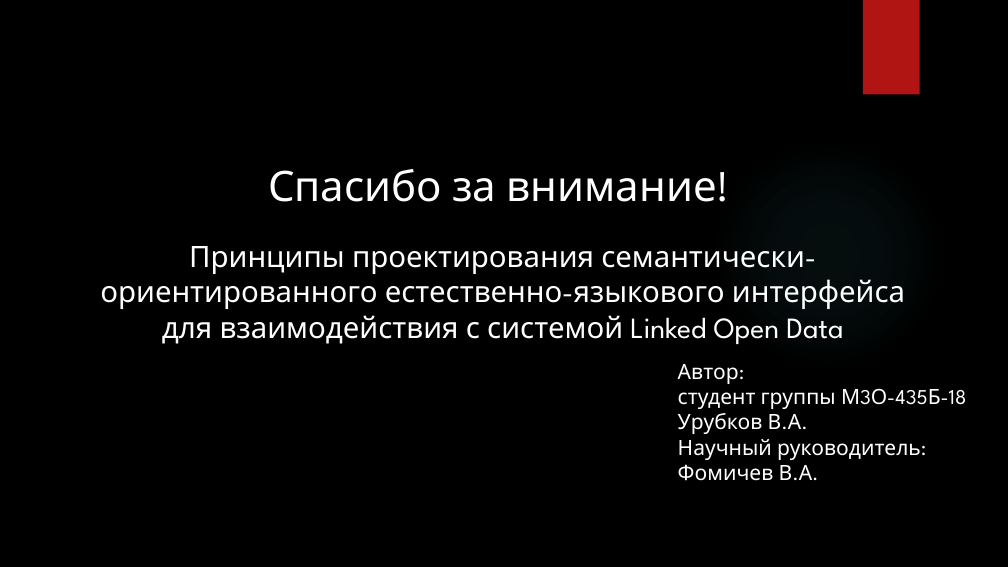
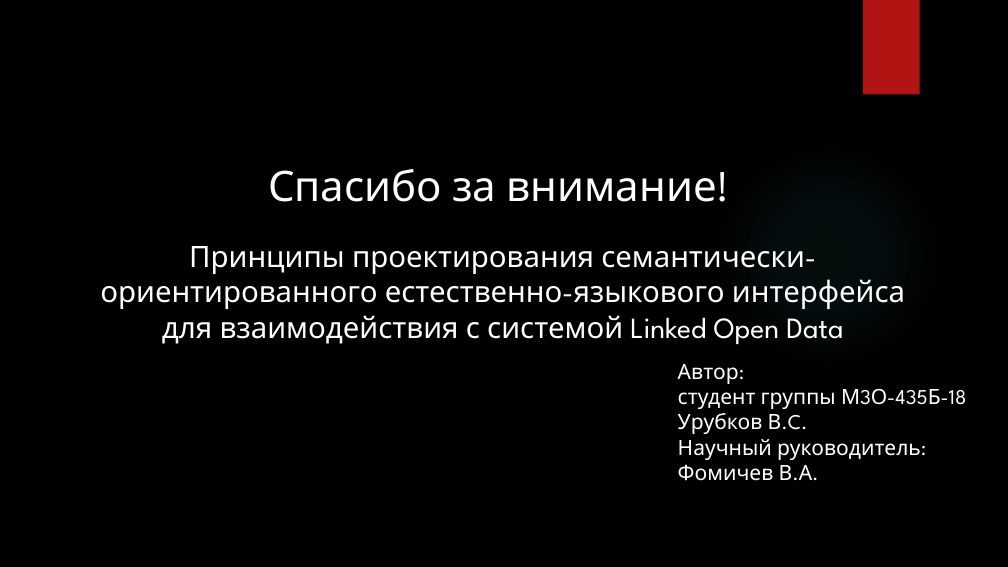
Before and after one commit to docNemo/diplom, a slide deck: slide 11 of Гагаринские/Принципы проектирования СОЕЯ интерфейсов.pptx. Drawn at 1008x567 pixels with LibreOffice and Linux fonts; fonts in the diff are those of the drawing; background and template pictures are left out. Boxes give left, top, right and bottom in pixels: in the first picture for what was removed or moved away, otherwise in the second. Text is boxed around its words. In the diff, an @@ line names an element or a change of style, - is before the commit and + after.

```diff
--- a/Гагаринские/Принципы проектирования СОЕЯ интерфейсов.pptx
+++ b/Гагаринские/Принципы проектирования СОЕЯ интерфейсов.pptx
@@ text at [678,413,808,434]: text changed @@
-Урубков В.А.
+Урубков В.C.
```
Also in this commit, not shown: 2 other slides changed, 1 other file.
